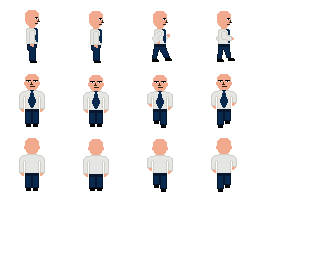
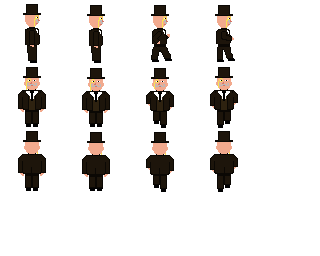
The second 320 x 256 image is a revision of the first. Changes to its layers:
added layer "TOP HAT" in group "HATS" over (23, 4, 233, 143)
showed "3PIECE SUIT" over (18, 27, 238, 175)
hid "WHITE SHIRT BLUE" over (19, 28, 237, 174)
added layer "FACE MONEYBANKS" in group "FACE" over (26, 15, 232, 155)
hid "FACE STOIC" over (26, 17, 232, 88)
showed "3PIECE PANTS" over (25, 44, 233, 189)
hid "POLICE PANTS" over (25, 44, 231, 189)
